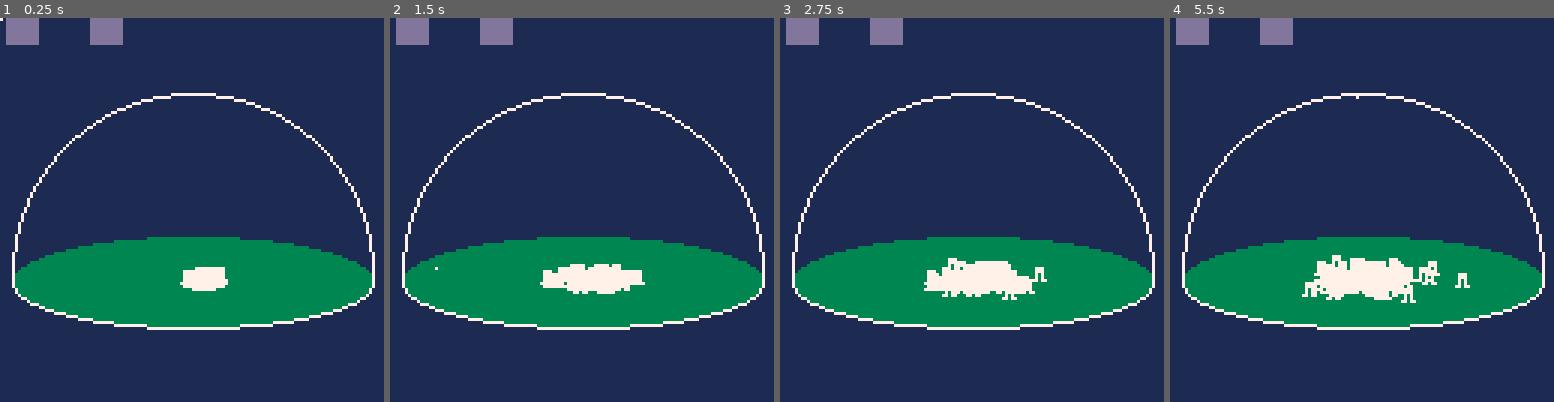
Above: before the commit, frames 1-4 (left to right).
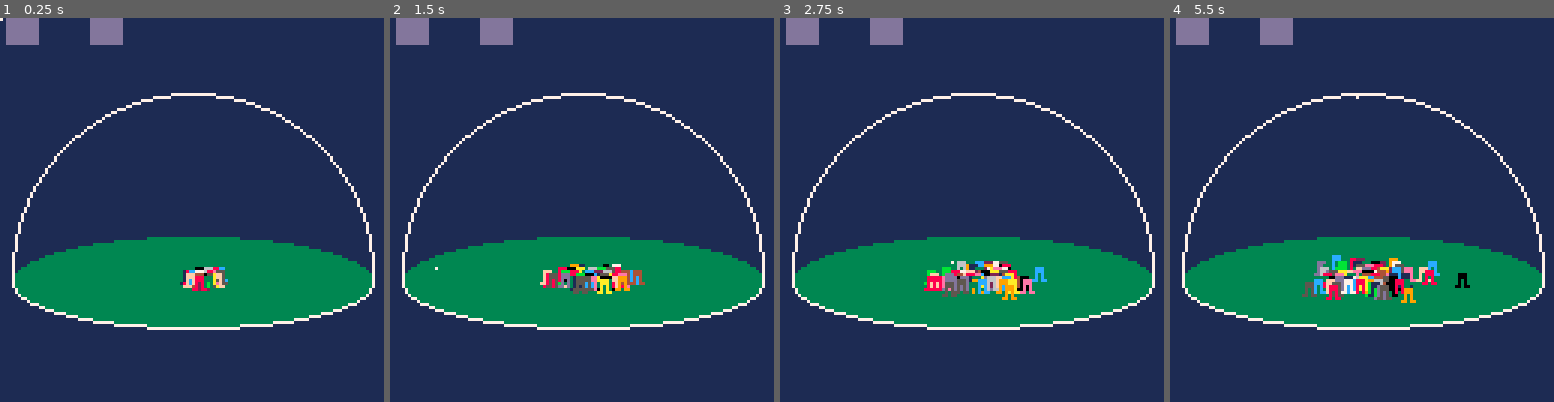
Above: after the commit, the same moments.

Repository: samuelhpratt/ggj2025
Game: PICO-8 cartridge game.p8
The game is run twice, just before and just after one commit, with the same random seed, the same clock (stepped at 60 frames per second) and the same inputs.
Inputs (mouse positions are in pixels of both pictures, inside the frame that each line leads up to):
- Up to frame 1 (0.25 s): no input
- Up to frame 2 (1.5 s): click (670, 121) at 0.67 s; click (436, 267) at 1.22 s
- Up to frame 3 (2.75 s): click (887, 114) at 1.77 s; click (952, 259) at 2.32 s
- Up to frame 4 (5.5 s): click (1404, 106) at 2.87 s; click (1465, 256) at 3.42 s; click (1231, 102) at 3.97 s; click (1292, 248) at 4.52 s; click (1354, 94) at 5.07 s

The runs differ from the first frame. In frame 1, 0.6% of the frame differs, in the area x 46-60%, y 64-72%; in frame 2, 1.5%; in frame 3, 2.1%; in frame 4, 2.6%, in the area x 34-79%, y 61-75%.

Commit message:
replacement palette colors for any object

Diff:
--- a/objects.lua
+++ b/objects.lua
@@ -10,14 +10,30 @@
         hat = 4
     }
 
+    local objectExistingColors = {
+        food = nil,
+        person = 7,
+        toy = nil,
+        hat = nil
+    }
+
     sortByY(objects)
 
     for object in all(objects) do
+
+        --replace colors if they have a replacement color defined
+        if object.replacementColor != nil then
+            pal(objectExistingColors[object.type],object.replacementColor)
+        end
+
+        --draw the sprite
         spr(
             objectSprites[object.type],
             64 + object.x,
             domeY - 4 + object.y * domeAngle - object.z * (1 - domeAngle)
         )
+
+        pal() --clearing palette changes if they were made
     end
 end
 
@@ -52,8 +68,9 @@
     return dist <= (domeRadius - padding)
 end
 
-function spawnObject(x, y, z, type)
-    local object = { x = x, y = y, z = z, dx = 0, dy = 0, dz = 0, type = type }
+function spawnObject(x, y, z, type, replacementColor)
+    replacementColor = replacementColor or nil
+    local object = { x = x, y = y, z = z, dx = 0, dy = 0, dz = 0, type = type, replacementColor = replacementColor}
     add(objects, object)
     return object
 end
--- a/people.lua
+++ b/people.lua
@@ -2,7 +2,7 @@
 peopleSpeed = 1
 
 for i = 1,nPeople do
-    spawnObject(0, 0, 0, "person")
+    spawnObject(0, 0, 0, "person", flr(rnd(16)))
 end
 
 function updatePeople()
